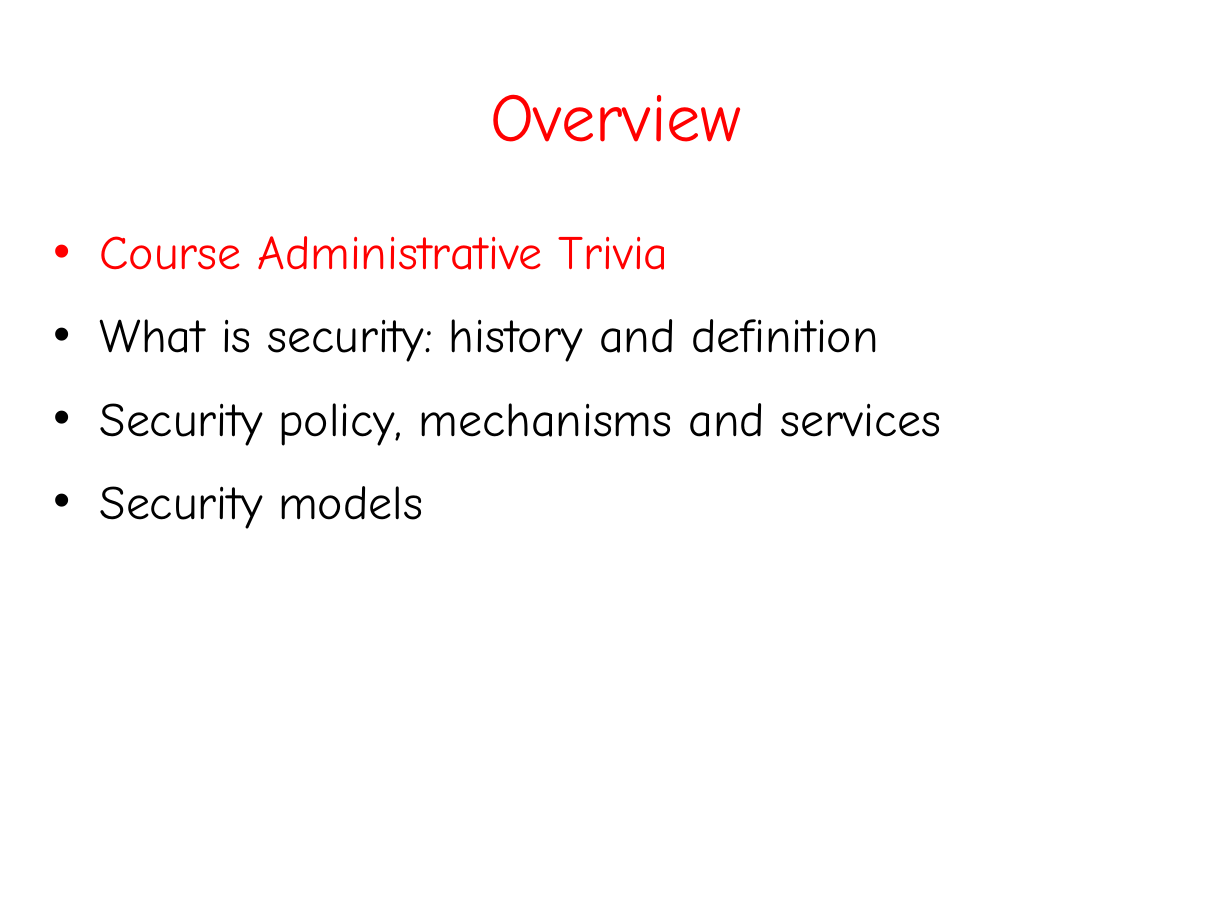
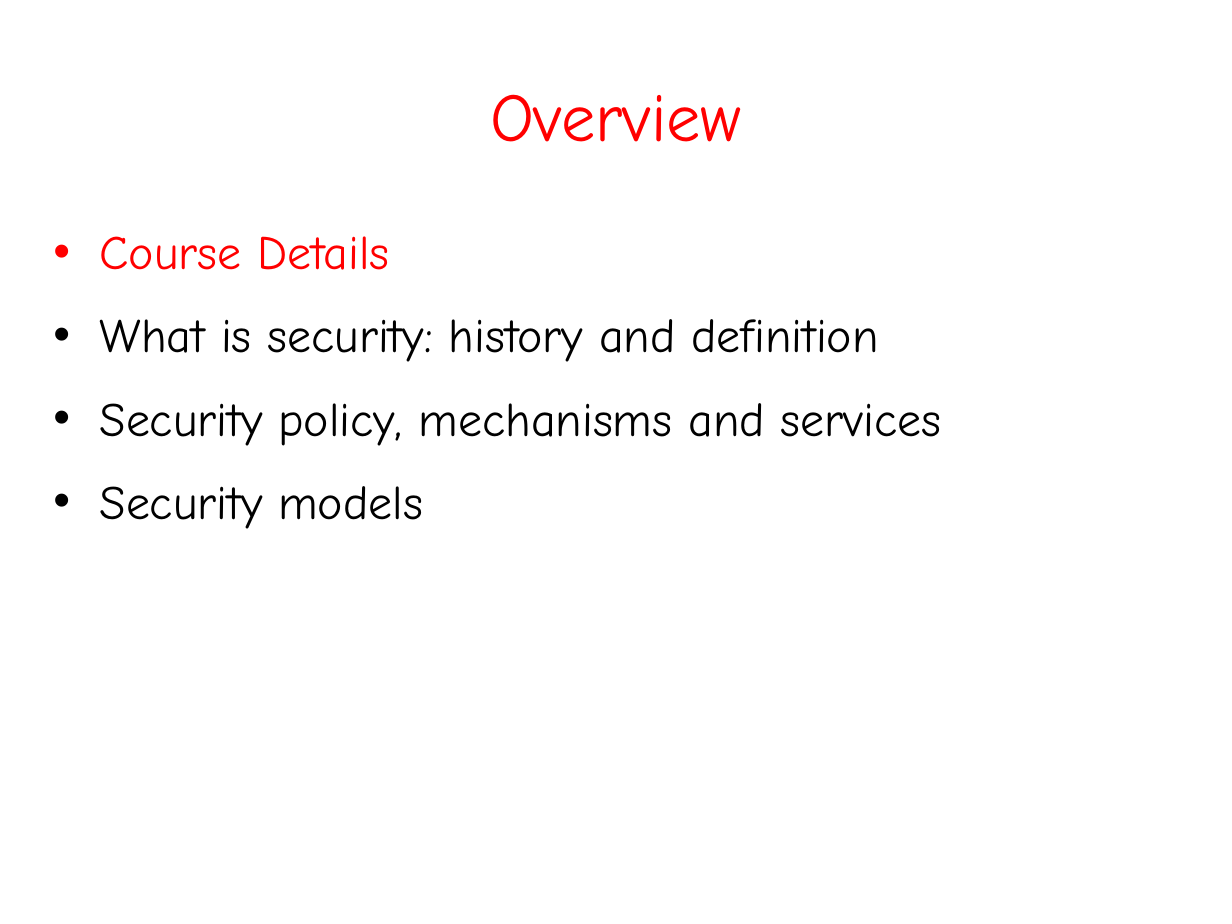
Before and after one commit to mirfanud/Fall2025, a slide deck: slide 4 of IS - Slides 1 - Introduction.ppt. Drawn at 1232x924 pixels with LibreOffice and Linux fonts; fonts in the diff are those of the drawing. Boxes give left, top, right and bottom in pixels: in the first picture for what was removed or moved away, otherwise in the second. Text is boxed around its words. In the diff, an @@ line names an element or a change of style, - is before the commit and + after.

```diff
--- a/IS - Slides 1 - Introduction.ppt
+++ b/IS - Slides 1 - Introduction.ppt
@@ text at bbox=[100, 236, 389, 270]: text changed @@
-• Course Administrative Trivia
+• Course Details
```
Also in this commit, not shown: 2 other slides changed, 1 other file.
